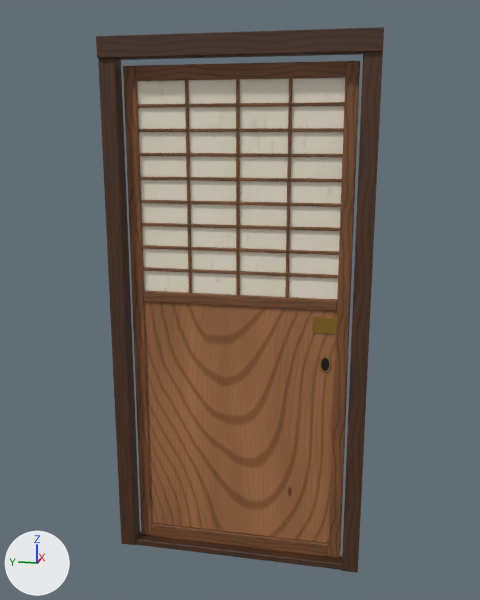
The glTF model public/models/wcdoor.glb: old version first, new version second.
Rendered twice from a 50 mm lens placed at (-2.295, -0.465, 1.595), pointed at (-0.01, -0.008, 1.024). The lights are fixed; the arrows at lower left show +X, +Y and +Z. The older version comes first. Where no turn or scale is listed for an object, it has been applied to the vertices. Vertices at exactly the same position are counted once.

The older version as bpy lines, for what is in view:
```python
ob_wckumikoh1 = bpy.data.objects.new('WcKumikoH1', me_wckumikoh1)
ob_wckumikoh1.location = (0.0, 0.0, 0.0)
ob_wckumikoh2 = bpy.data.objects.new('WcKumikoH2', me_wckumikoh2)
ob_wckumikoh2.location = (0.0, 0.0, 0.0)
ob_wckumikoh3 = bpy.data.objects.new('WcKumikoH3', me_wckumikoh3)
ob_wckumikoh3.location = (0.0, 0.0, 0.0)
ob_wckumikoh4 = bpy.data.objects.new('WcKumikoH4', me_wckumikoh4)
ob_wckumikoh4.location = (0.0, 0.0, 0.0)
ob_wckumikoh5 = bpy.data.objects.new('WcKumikoH5', me_wckumikoh5)
ob_wckumikoh5.location = (0.0, 0.0, 0.0)
ob_wckumikoh6 = bpy.data.objects.new('WcKumikoH6', me_wckumikoh6)
ob_wckumikoh6.location = (0.0, 0.0, 0.0)
ob_wckumikoh7 = bpy.data.objects.new('WcKumikoH7', me_wckumikoh7)
ob_wckumikoh7.location = (0.0, 0.0, 0.0)
ob_wckumikoh8 = bpy.data.objects.new('WcKumikoH8', me_wckumikoh8)
ob_wckumikoh8.location = (0.0, 0.0, 0.0)
ob_wcrailfoot = bpy.data.objects.new('WcRailFoot', me_wcrailfoot)
ob_wcrailfoot.location = (0.0, 0.0, 0.0)
# also in view: 'WcStile-1' at (0.0, 0.377, 0.915); 'WcRailWaist' at (0.0, 0.0, 1.02); 'WcKumikoV2' at (-0.002, 0.0, 1.41); 'WcSill' at (-0.027, 0.0, 0.013); 'WcPost-1' at (-0.03, 0.44, 0.955)
```
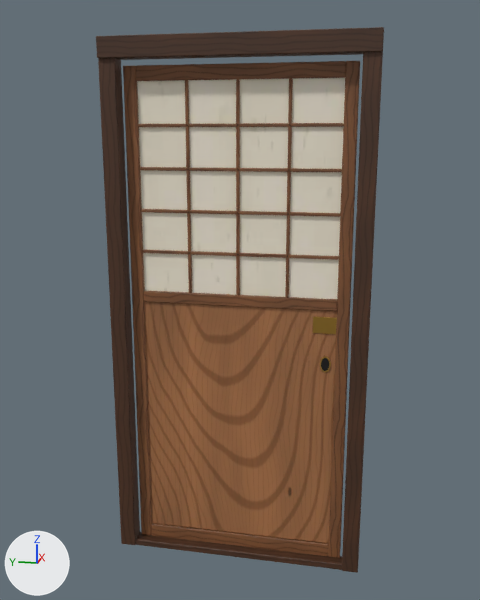
Boxes [x1, y1, x2, y2] around the edits, measured in the pictures (480 x 600 px):
'WcKumikoH4', moved: before [141, 200, 341, 207]; after [138, 123, 344, 127]
'WcKumikoH2', moved: before [142, 245, 339, 255]; after [141, 209, 340, 217]
'WcKumikoH3', moved: before [141, 223, 340, 231]; after [140, 167, 342, 172]
'WcKumikoH1', moved: before [143, 267, 338, 278]; after [142, 250, 339, 260]
'WcKumikoH8', deleted (brown): before [137, 102, 344, 108]
'WcKumikoH7', deleted (brown): before [138, 128, 343, 132]
'WcKumikoH6', deleted (brown): before [139, 153, 343, 157]
'WcKumikoH5', deleted (brown): before [140, 176, 342, 182]

Patch to the scene script:
```diff
--- a/public/models/wcdoor.glb.py
+++ b/public/models/wcdoor.glb.py
@@ me_wckumikoh1 @@
 # used by ob_wckumikoh1; location = (0.0, 0.0, 0.0)
-me_wckumikoh1.from_pydata(...)  # 24 vertices, 44 faces; spans x -0.01..0.006, y -0.355..0.355, z 1.117..1.128
+me_wckumikoh1.from_pydata(...)  # 24 vertices, 44 faces; spans x -0.01..0.006, y -0.355..0.355, z 1.183..1.194
+# me_wckumikoh1 part 1: the whole mesh is moved by (0.0, 0.0, 0.066)
 me_wckumikoh1.materials.append(mat_wcdoorcedar)
@@ me_wckumikoh2 @@
 # used by ob_wckumikoh2; location = (0.0, 0.0, 0.0)
-me_wckumikoh2.from_pydata(...)  # 24 vertices, 44 faces; spans x -0.01..0.006, y -0.355..0.355, z 1.199..1.21
+me_wckumikoh2.from_pydata(...)  # 24 vertices, 44 faces; spans x -0.01..0.006, y -0.355..0.355, z 1.331..1.342
+# me_wckumikoh2 part 2: the whole mesh is moved by (0.0, 0.0, 0.132)
 me_wckumikoh2.materials.append(mat_wcdoorcedar)
@@ me_wckumikoh3 @@
 # used by ob_wckumikoh3; location = (0.0, 0.0, 0.0)
-me_wckumikoh3.from_pydata(...)  # 24 vertices, 44 faces; spans x -0.01..0.006, y -0.355..0.355, z 1.281..1.292
+me_wckumikoh3.from_pydata(...)  # 24 vertices, 44 faces; spans x -0.01..0.006, y -0.355..0.355, z 1.479..1.49
+# me_wckumikoh3 part 3: the whole mesh is moved by (0.0, 0.0, 0.197)
 me_wckumikoh3.materials.append(mat_wcdoorcedar)
@@ me_wckumikoh4 @@
 # used by ob_wckumikoh4; location = (0.0, 0.0, 0.0)
-me_wckumikoh4.from_pydata(...)  # 24 vertices, 44 faces; spans x -0.01..0.006, y -0.355..0.355, z 1.363..1.374
+me_wckumikoh4.from_pydata(...)  # 24 vertices, 44 faces; spans x -0.01..0.006, y -0.355..0.355, z 1.627..1.638
+# me_wckumikoh4 part 4: the whole mesh is moved by (0.0, 0.0, 0.263)
 me_wckumikoh4.materials.append(mat_wcdoorcedar)
@@ ob_wckumikoh5 @@
-ob_wckumikoh5 = bpy.data.objects.new('WcKumikoH5', me_wckumikoh5)
-ob_wckumikoh5.location = (0.0, 0.0, 0.0)
@@ ob_wckumikoh6 @@
-ob_wckumikoh6 = bpy.data.objects.new('WcKumikoH6', me_wckumikoh6)
-ob_wckumikoh6.location = (0.0, 0.0, 0.0)
@@ ob_wckumikoh7 @@
-ob_wckumikoh7 = bpy.data.objects.new('WcKumikoH7', me_wckumikoh7)
-ob_wckumikoh7.location = (0.0, 0.0, 0.0)
@@ ob_wckumikoh8 @@
-ob_wckumikoh8 = bpy.data.objects.new('WcKumikoH8', me_wckumikoh8)
-ob_wckumikoh8.location = (0.0, 0.0, 0.0)
```
